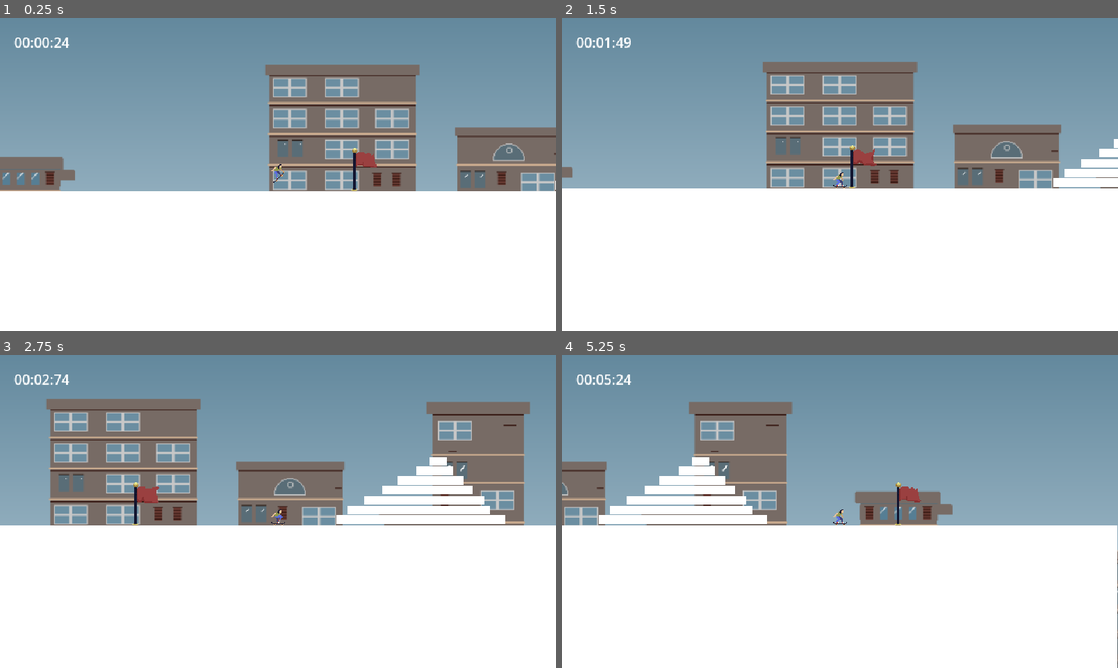
Above: before the commit, frames 1-4 (two rows, left to right).
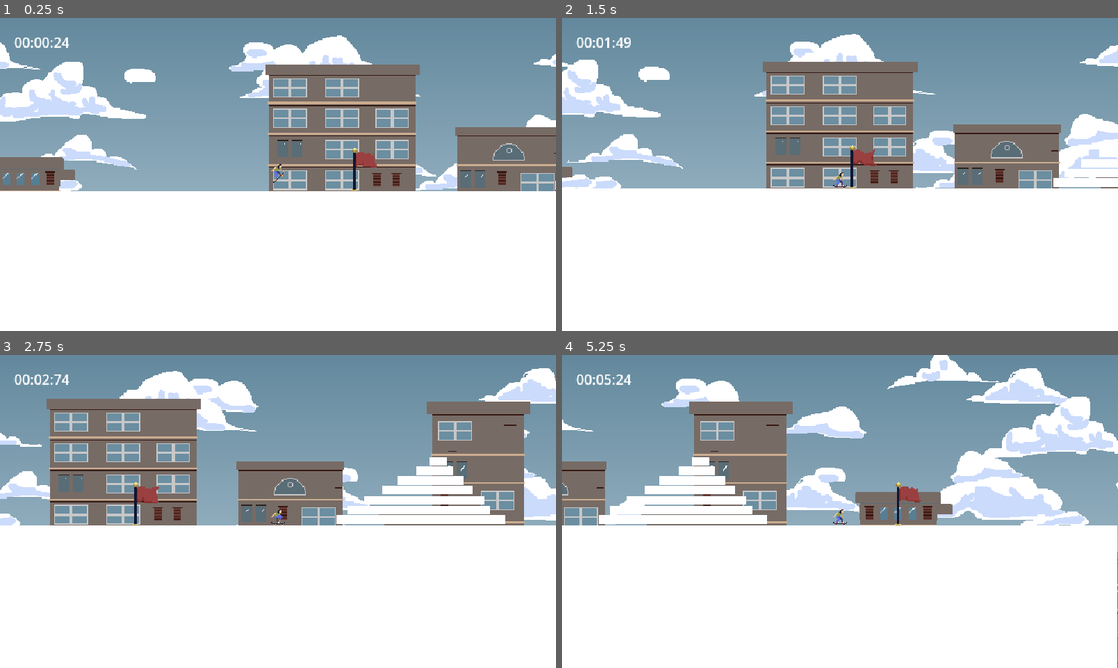
Above: after the commit, the same moments.

Repository: Minipeps/SpeedJam-8
Game: Godot game, scene res://2D/TestPlayerLevel.tscn
The game is run twice, just before and just after one commit, with the same random seed, the same clock (stepped at 60 frames per second) and the same inputs. This scene is started directly instead of the project's main scene.
Inputs (mouse positions are in pixels of both pictures, inside the frame that each line leads up to):
- Up to frame 1 (0.25 s): no input
- Up to frame 2 (1.5 s): tap Enter (ui_accept) at 0.5, 0.77 s; move the mouse to (962, 158) at 0.52 s; hold Right (player_move_right) 0.53-1.28 s; tap C (display_end_screen_lose) at 0.6 s; move the mouse to (728, 190) at 1.27 s; hold Down (player_move_down) from 1.28 s (still down); tap X (display_end_screen_win) at 1.35 s
- Up to frame 3 (2.75 s): tap Enter (ui_accept) at 1.52 s; move the mouse to (333, 442) at 2.02 s; release Down (player_move_down) at 2.03 s; hold Right (player_move_right) from 2.03 s (still down); tap C (display_end_screen_lose) at 2.1 s
- Up to frame 4 (5.25 s): move the mouse to (812, 574) at 2.77 s; release Right (player_move_right) at 2.78 s; hold Up (player_move_up) 2.78-3.53 s; tap X (display_end_screen_win) at 2.85, 4.35 s; tap Enter (ui_accept) at 3.02, 3.77, 4.52 s; move the mouse to (1006, 558) at 3.52 s; hold Left (player_move_left) 3.53-5.03 s; tap C (display_end_screen_lose) at 3.6, 5.1 s; move the mouse to (673, 464) at 4.27 s; move the mouse to (867, 511) at 5.02 s; hold Down (player_move_down) from 5.03 s (still down)

The runs differ from the first frame. In frame 1, 7.7% of the frame differs, in the area x 0-100%, y 5-56%; in frame 2, 8.1%; in frame 3, 6.8%; in frame 4, 11%, in the area x 0-100%, y 0-91%.

Commit message:
added clouds to background

Diff:
--- a/Parallax/Parallax.tscn
+++ b/Parallax/Parallax.tscn
@@ -1,13 +1,14 @@
 [gd_scene load_steps=5 format=3 uid="uid://hhg3splfg7rx"]
 
 [ext_resource type="Texture2D" uid="uid://c4674w0up0gts" path="res://Sprites/Parallax/sky.png" id="1_68ogj"]
-[ext_resource type="Texture2D" uid="uid://nj88m1lrjc0h" path="res://Sprites/Parallax/parallax_2.png" id="1_sifxs"]
-[ext_resource type="Texture2D" uid="uid://ca4j4j6ts8lqg" path="res://Sprites/Parallax/parallax_3.png" id="3_wjtfg"]
+[ext_resource type="Texture2D" uid="uid://scda8qigdt80" path="res://Sprites/Parallax/clouds2.png" id="2_q0gkk"]
+[ext_resource type="Texture2D" uid="uid://b4ja4km514xlk" path="res://Sprites/Parallax/clouds1.png" id="3_i0qgy"]
 [ext_resource type="Texture2D" uid="uid://cg4sb0tr24ujq" path="res://Sprites/Parallax/bg_4.png" id="4_fkki0"]
 
 [node name="Parallax" type="Node2D"]
 
 [node name="Parallax2D-1" type="Parallax2D" parent="."]
+texture_filter = 1
 scroll_scale = Vector2(0, 0)
 repeat_size = Vector2(640, 0)
 
@@ -17,26 +18,27 @@
 texture = ExtResource("1_68ogj")
 
 [node name="Parallax2D-2" type="Parallax2D" parent="."]
-visible = false
+texture_filter = 1
 scroll_scale = Vector2(0.25, 0.25)
-repeat_size = Vector2(640, 0)
+repeat_size = Vector2(960, 0)
 
 [node name="Sprite2D" type="Sprite2D" parent="Parallax2D-2"]
 position = Vector2(320, 180)
 scale = Vector2(1.11111, 1.11111)
-texture = ExtResource("1_sifxs")
+texture = ExtResource("2_q0gkk")
 
 [node name="Parallax2D-3" type="Parallax2D" parent="."]
-visible = false
+texture_filter = 1
 scroll_scale = Vector2(0.75, 0.75)
-repeat_size = Vector2(640, 0)
+repeat_size = Vector2(960, 0)
 
 [node name="Sprite2D" type="Sprite2D" parent="Parallax2D-3"]
 position = Vector2(320, 180)
 scale = Vector2(1.11111, 1.11111)
-texture = ExtResource("3_wjtfg")
+texture = ExtResource("3_i0qgy")
 
 [node name="Parallax2D-4" type="Parallax2D" parent="."]
+texture_filter = 1
 scroll_offset = Vector2(0, 43)
 repeat_size = Vector2(960, 0)
 
Binary file added: Sprites/Parallax/clouds1.png
Not shown, added: Sprites/Parallax/clouds1.png.import
Binary file added: Sprites/Parallax/clouds2.png
Not shown, added: Sprites/Parallax/clouds2.png.import
